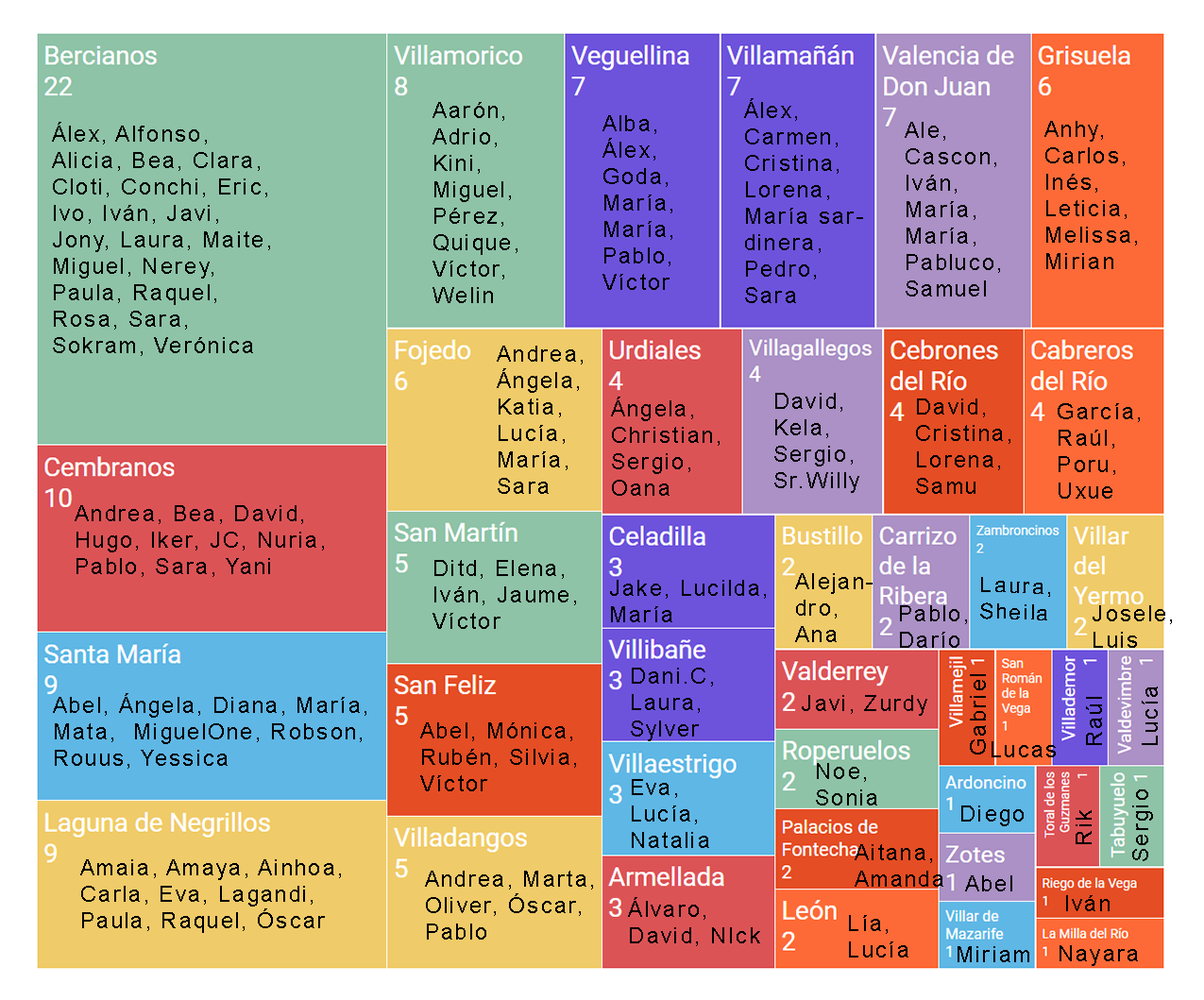
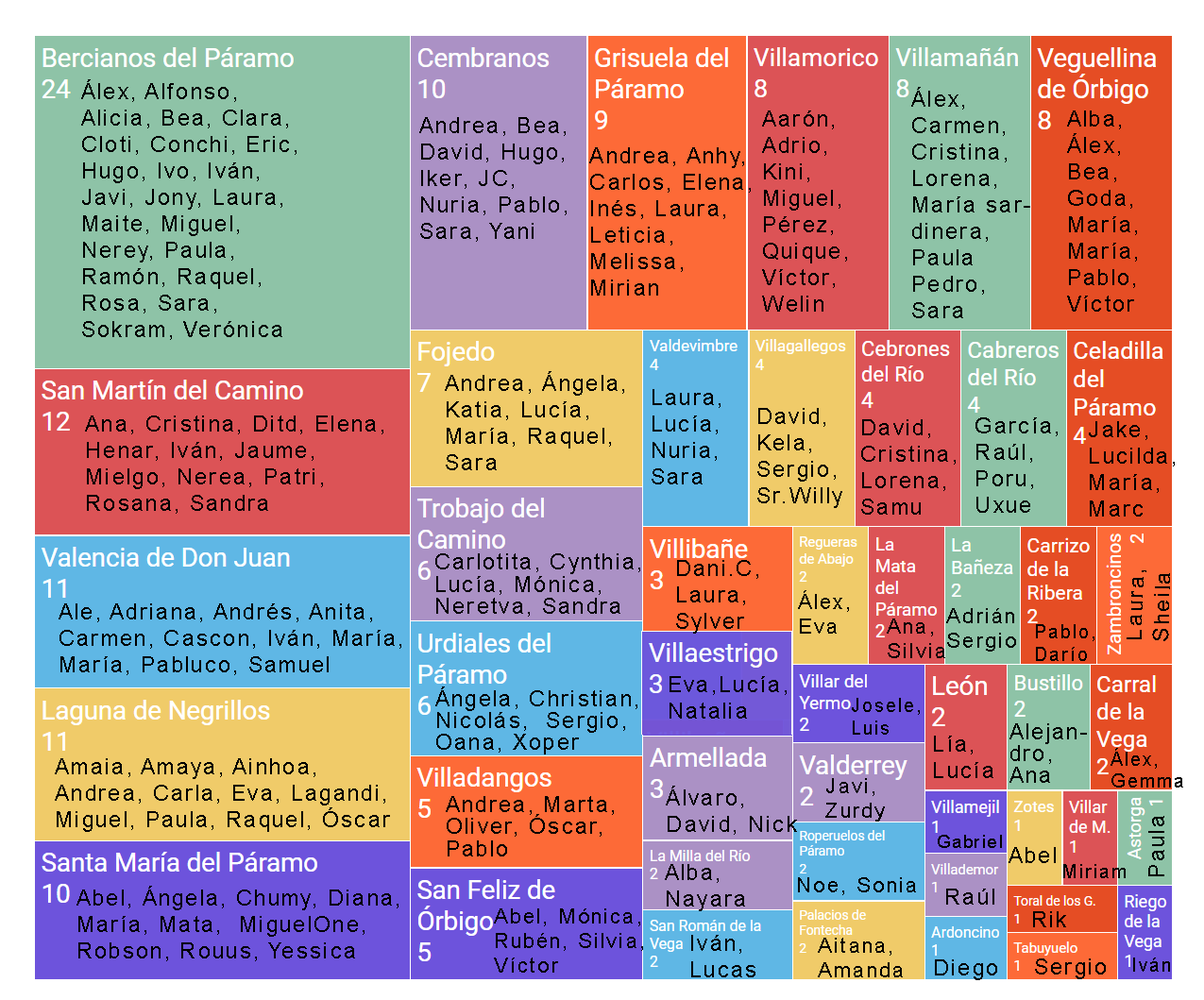
Layer changes from the first 1204×1000 image to the second:
renamed "Lucas" to "Iván, Lucas", painted on it over [691, 741, 1056, 978]
renamed "Ditd, Elena, Iván, Jaume, Víctor" to "Ana, Cristina, Ditd, Elena, Henar, Iván, Jaume, Mielgo, Nerea,", painted on it over [84, 415, 576, 629]
painted on "Aarón, Adrio, Kini, Miguel, Pérez, Quique, Víctor, Welin" over [432, 101, 847, 312]
renamed "Lucía" to "Laura, Lucía, Nuria, Sara", painted on it over [651, 388, 1158, 745]
renamed "Jake, Lucilda, María" to "Jake, Lucilda, María, Marc", painted on it over [609, 421, 1175, 623]
renamed "Ángela, Christian, Sergio, Oana" to "Ángela, Christian, Nicolás, Sergio, Oana, Xoper", painted on it over [435, 396, 720, 755]
renamed "Abel, Ángela, Diana, María, Mata, MiguelOne, Robson, Rouus, Ye" to "Abel, Ángela, Chumy, Diana, María, Mata, MiguelOne, Robson, Ro", painted on it over [52, 692, 399, 962]
painted on "Andrea, Bea, David, Hugo, Iker, JC, Nuria, Pablo, Sara, Yani" over [74, 117, 567, 577]
renamed "Anhy, Carlos, Inés, Leticia, Melissa, Mirian" to "Andrea, Anhy, Carlos, Elena, Inés, Laura, Leticia, Melissa, Mir", painted on it over [589, 120, 1137, 296]
renamed "Ale, Cascon, Iván, María, María, Pabluco, Samuel" to "Ale, Adriana, Andrés, Anita, Carmen, Cascon, Iván, María, María", painted on it over [58, 121, 1000, 675]
renamed "Alba, Álex, Goda, María, María, Pablo, Víctor" to "Alba, Álex, Bea, Goda, María, María, Pablo, Víctor", painted on it over [602, 110, 1137, 312]
renamed "Álex, Alfonso, Alicia, Bea, Clara, Cloti, Conchi, Eric, Ivo, Iv" to "Álex, Alfonso, Alicia, Bea, Clara, Cloti, Conchi, Eric, Hugo, I", painted on it over [51, 79, 297, 356]
removed layer "Capture" over [34, 33, 1183, 980]
renamed "Layer 1" to "Layer 4", painted on it over [34, 33, 1183, 980]
…and 34 more changes (6 added, 6 moved_by, 22 painted, 6 renamed)
